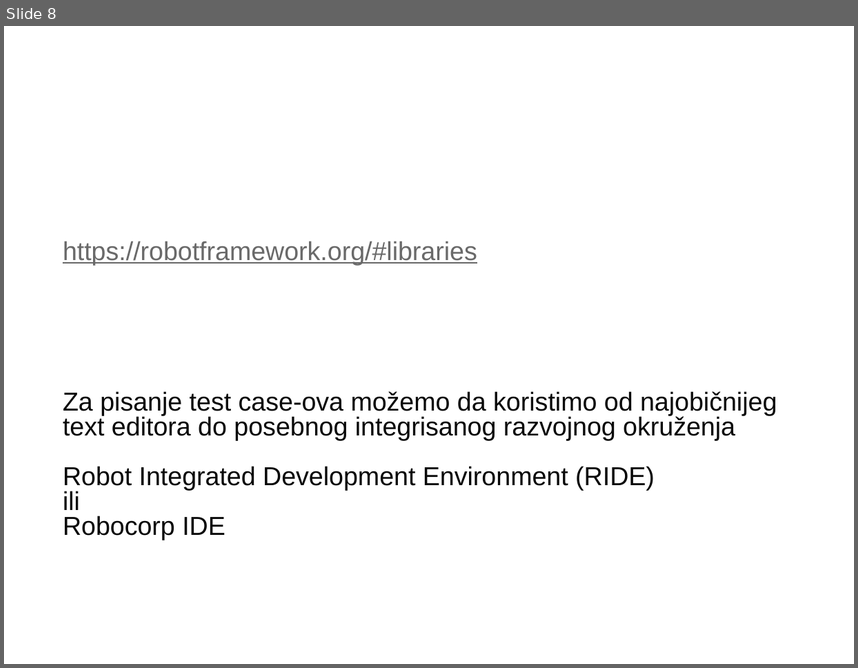
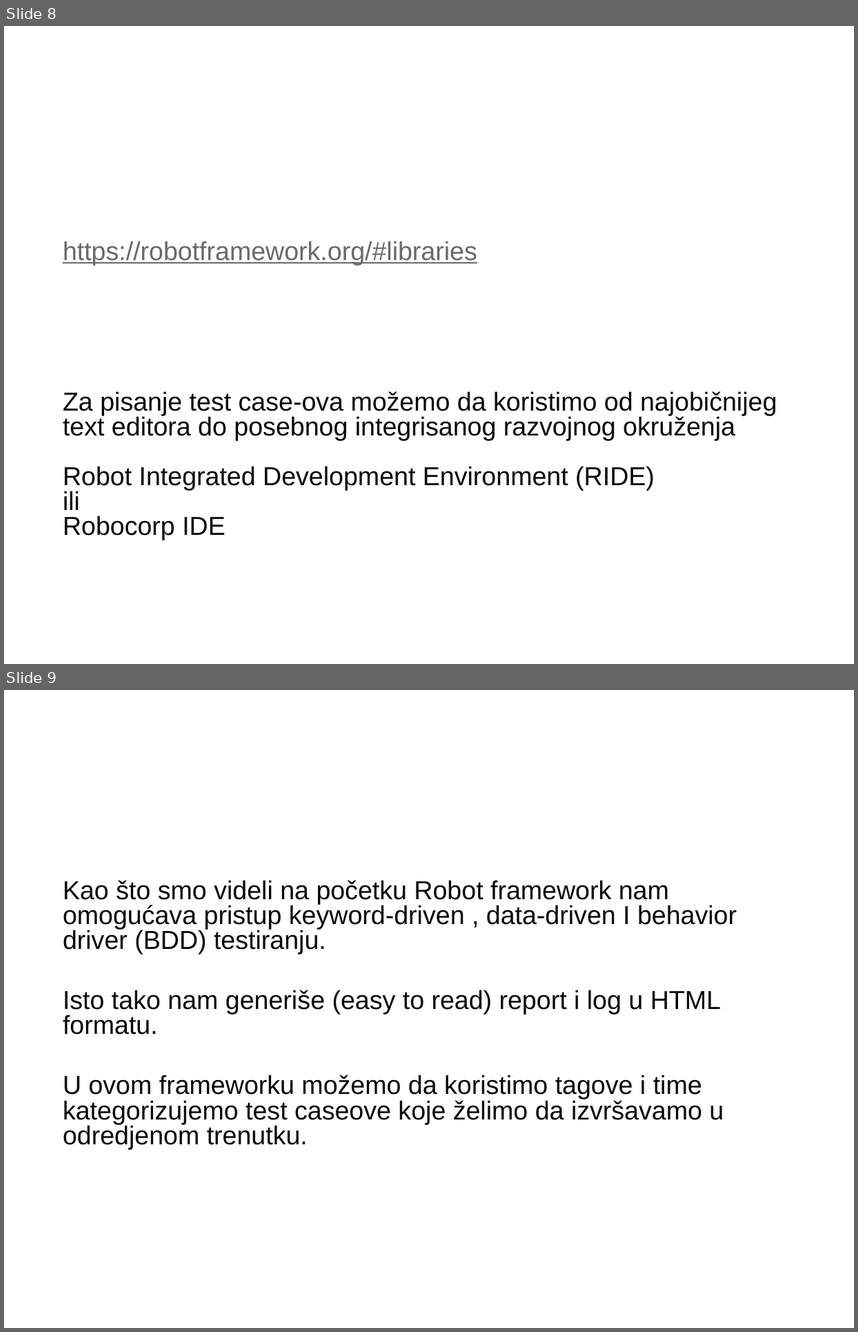
Before and after one commit to ndenic/Robot-framework-introduction, a slide deck: Robot framework - Prezentacija 2.pptx. Shown one above the other, each under a label of ours: slide 8 before the commit, slides 8 and 9 after it. The pictures are 858x668 and 858x1332 pixels, drawn with LibreOffice and Linux fonts; fonts in the diff are those of the drawing; background and template pictures are left out. Boxes give left, top, right and bottom in pixels: in the first picture for what was removed or moved away, otherwise in the second. Text is boxed around its words. In the diff, an @@ line names an element or a change of style, - is before the commit and + after.

Commit message:
presentation updated

```diff
--- a/Robot framework - Prezentacija 2.pptx
+++ b/Robot framework - Prezentacija 2.pptx
@@ slide 9 added at <box>4,690,854,1328</box>, background picture (left out) @@
@@ title added at <box>107,755,560,815</box>, 36 pt, text #FFFFFF, bold @@
+Features
@@ text added at <box>63,880,737,1149</box>, 22 pt, text #080808 @@
+Kao što smo videli na početku Robot framework nam omogućava pristup keyword-driven , data-driven I behavior driver (BDD) testiranju.
+Isto tako nam generiše (easy to read) report i log u HTML formatu.
+U ovom frameworku možemo da koristimo tagove i time kategorizujemo test caseove koje želimo da izvršavamo u odredjenom trenutku.
```
